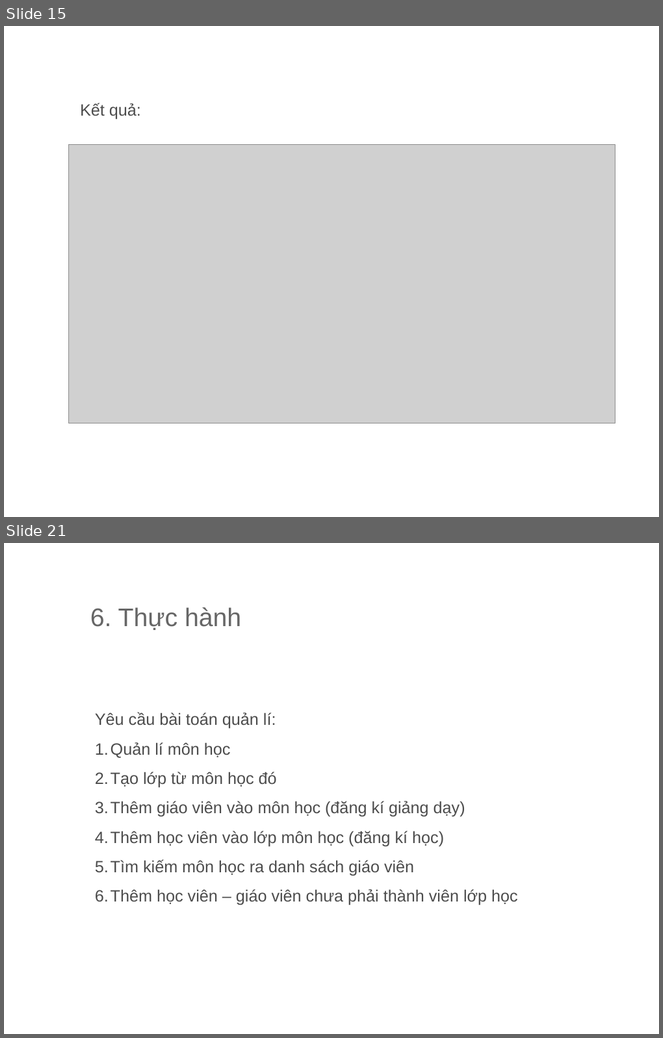
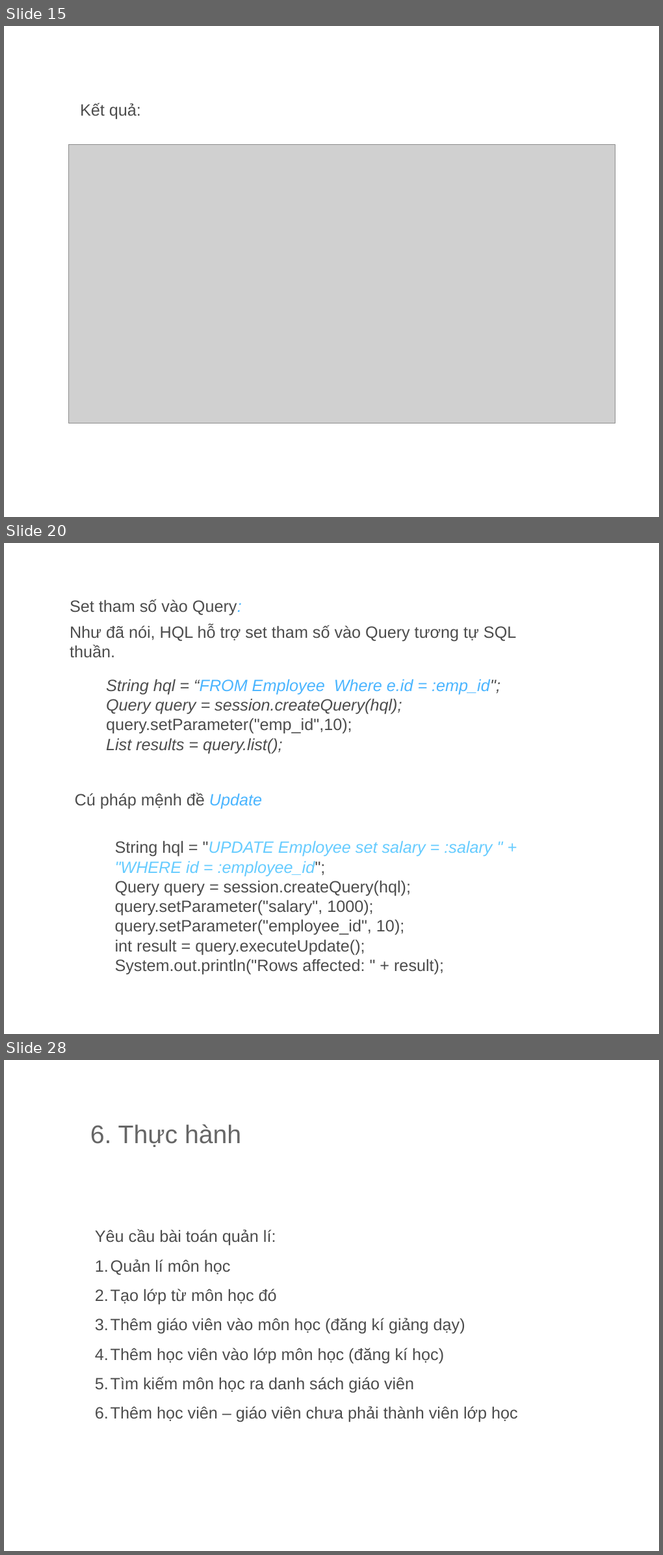
Before and after one commit to thanh13hc/my-first-project, a slide deck: Hibernate.ppt. Shown one above the other, each under a label of ours: slides 15 and 21 before the commit, slides 15, 20 and 28 after it; the slides between them are not shown. The pictures are 663x1038 and 663x1555 pixels, drawn with LibreOffice and Linux fonts; fonts in the diff are those of the drawing; grey boxes stand for pictures; background and template pictures are left out. Boxes give left, top, right and bottom in pixels: in the first picture for what was removed or moved away, otherwise in the second. Text is boxed around its words. In the diff, an @@ line names an element or a change of style, - is before the commit and + after.

```diff
--- a/Hibernate.ppt
+++ b/Hibernate.ppt
@@ slide 20 added at [4, 543, 659, 1034], background picture (left out) @@
@@ text added at [70, 599, 242, 615], 18 pt, text #4C4C4C @@
+Set tham số vào Query:
@@ rectangle added at [71, 596, 145, 676], fill #FFFFFF at 38% opacity @@
@@ rectangle added at [526, 600, 606, 674], fill #FFFFFF at 38% opacity @@
@@ text added at [70, 625, 516, 658], 18 pt, text #4C4C4C @@
+Như đã nói, HQL hỗ trợ set tham số vào Query tương tự SQL thuần.
@@ text added at [106, 679, 501, 754], 18 pt, text #4C4C4C, italic @@
+String hql = “FROM Employee Where e.id = :emp_id";
+Query query = session.createQuery(hql);
+query.setParameter("emp_id",10);
+List results = query.list();
@@ text added at [75, 793, 262, 809], 18 pt, text #4C4C4C @@
+Cú pháp mệnh đề Update
@@ text added at [115, 841, 492, 975], 18 pt, text #4C4C4C @@
+String hql = "UPDATE Employee set salary = :salary " + "WHERE id = :employee_id";
+Query query = session.createQuery(hql); query.setParameter("salary", 1000); query.setParameter("employee_id", 10);
+int result = query.executeUpdate();
+System.out.println("Rows affected: " + result);
@@ rectangle added at [68, 897, 142, 977], fill #FFFFFF at 38% opacity @@
@@ rectangle added at [523, 899, 603, 973], fill #FFFFFF at 38% opacity @@
@@ what was slide 21 is now slide 28 @@
```
Also in this commit, not shown: 11 slides changed, 6 other slides added, 1 other file.
